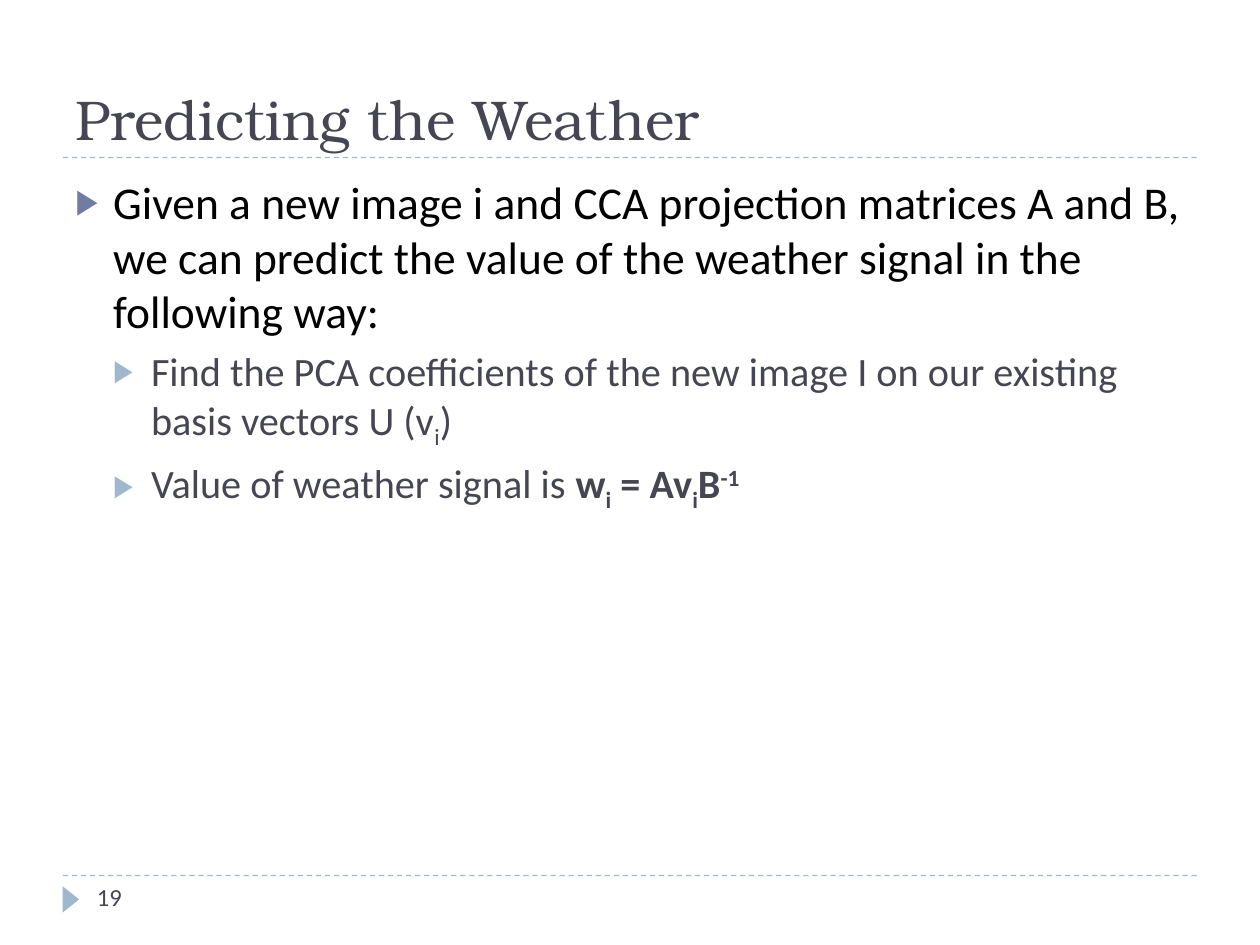
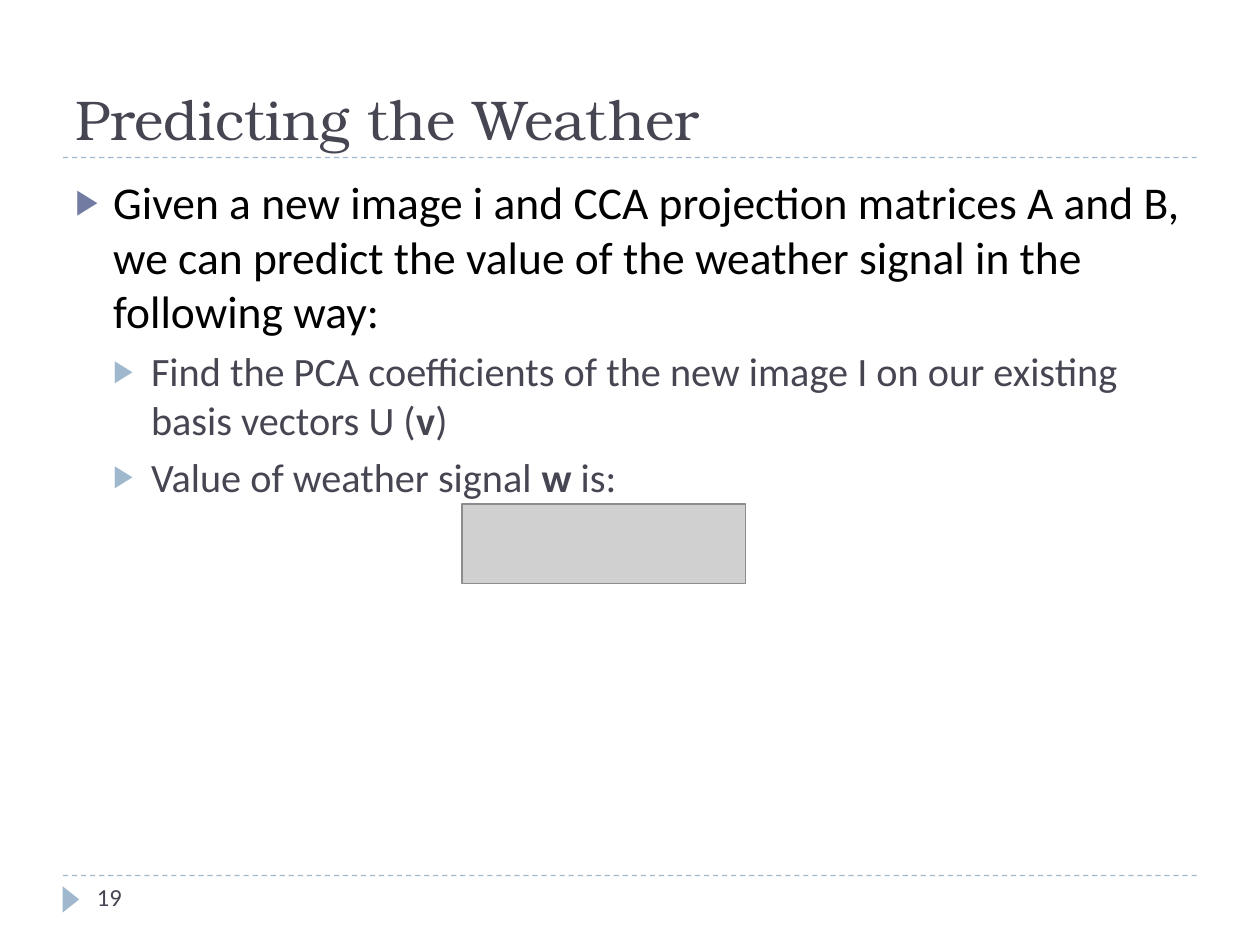
Before and after one commit to rspeyer/rzs-thesis, a slide deck: slide 19 of thesis-defense.pptx. Drawn at 1260x945 pixels with LibreOffice and Linux fonts; fonts in the diff are those of the drawing; grey boxes stand for pictures. Boxes give left, top, right and bottom in pixels: in the first picture for what was removed or moved away, otherwise in the second. Text is boxed around its words. In the diff, an @@ line names an element or a change of style, - is before the commit and + after.

```diff
--- a/thesis-defense.pptx
+++ b/thesis-defense.pptx
@@ text at <box>151,358,1117,499</box>: text changed @@
-  ▶ Find the PCA coefficients of the new image I on our existing basis vectors U (vi)
-  ▶ Value of weather signal is wi = AviB-1
+  ▶ Find the PCA coefficients of the new image I on our existing basis vectors U (v)
+  ▶ Value of weather signal w is:
@@ picture added at <box>462,504,746,583</box> @@
```
Also in this commit, not shown: 13 other slides changed, 2 other files.
